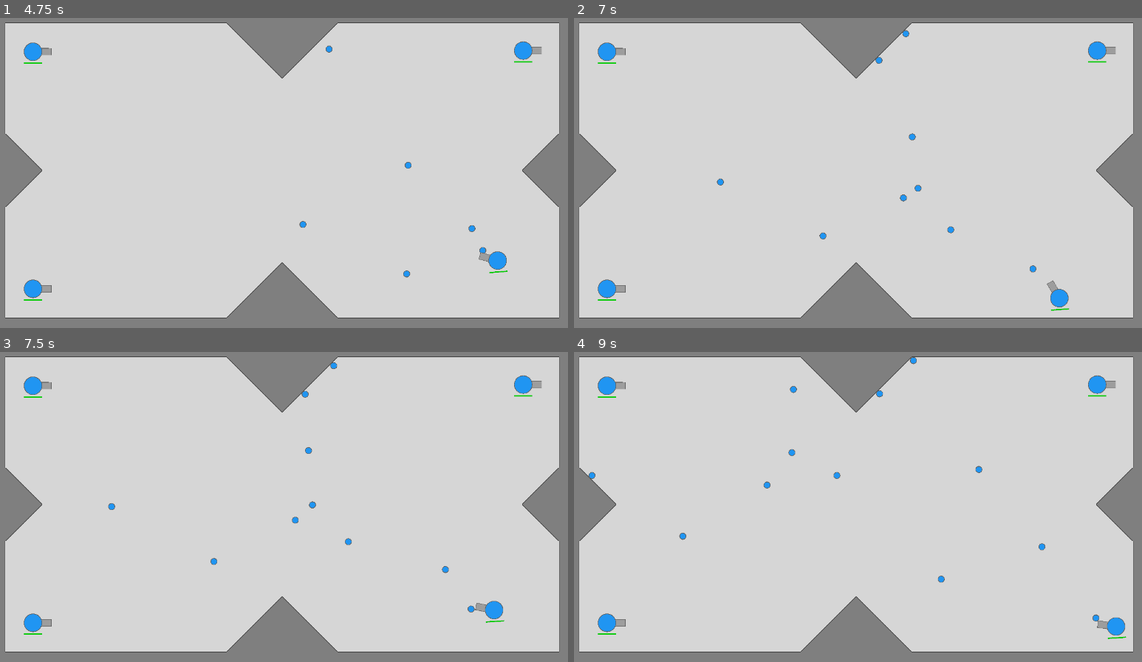
Above: before the commit, frames 1-4 (two rows, left to right).
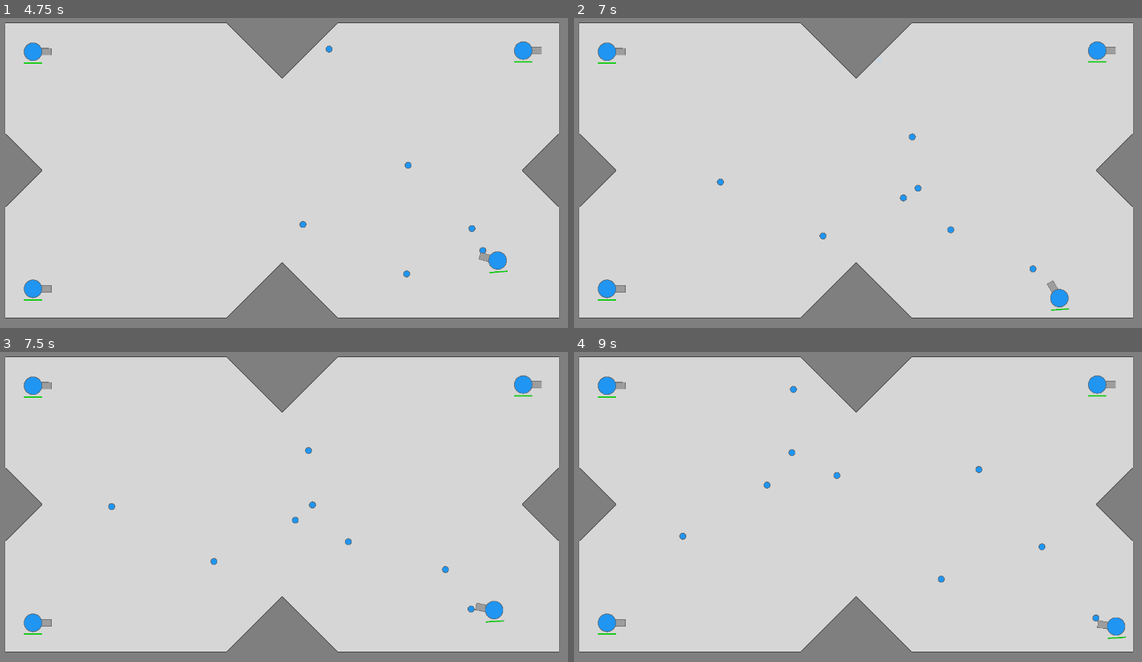
Above: after the commit, the same moments.

Repository: marianopolis-ai/Automatank
Game: Godot game, scene res://TestWorld.tscn
Two runs of this game, one before a commit and one after it. Both use one fixed random seed, a clock stepped at 60 frames per second and the inputs below. The project has no main scene, so this scene is started directly.
Inputs (mouse positions are in pixels of both pictures, inside the frame that each line leads up to):
- Up to frame 1 (4.75 s): tap Enter at 0.5 s; move the mouse to (414, 154) at 0.52 s; hold D (right) 0.53-1.28 s; click (414, 154) at 0.6 s; move the mouse to (164, 188) at 1.27 s; hold S (down) 1.28-2.03 s; click (164, 188) at 1.35 s; move the mouse to (340, 98) at 2.02 s; hold D (right) 2.03-2.78 s; click (340, 98) at 2.1 s; move the mouse to (249, 238) at 2.77 s; hold W (up) 2.78-3.53 s; click (249, 238) at 2.85 s; move the mouse to (460, 219) at 3.52 s; hold A (left) from 3.53 s (still down); click (460, 219) at 3.6 s; move the mouse to (102, 120) at 4.27 s; click (102, 120) at 4.35 s
- Up to frame 2 (7 s): move the mouse to (886, 169) at 5.02 s; release A (left) at 5.03 s; hold S (down) 5.03-5.78 s; click (886, 169) at 5.1 s; move the mouse to (767, 86) at 5.77 s; hold D (right) 5.78-6.53 s; click (767, 86) at 5.85 s; move the mouse to (988, 154) at 6.52 s; hold W (up) from 6.53 s (still down); click (988, 154) at 6.6 s
- Up to frame 3 (7.5 s): move the mouse to (164, 522) at 7.27 s; release W (up) at 7.28 s; hold D (right) from 7.28 s (still down); click (164, 522) at 7.35 s
- Up to frame 4 (9 s): move the mouse to (914, 432) at 8.02 s; release D (right) at 8.03 s; hold S (down) 8.03-8.78 s; click (914, 432) at 8.1 s; move the mouse to (823, 572) at 8.77 s; hold A (left) from 8.78 s (still down); click (823, 572) at 8.85 s

Frame 1 is identical in both runs. In frame 2, less than 0.1% of the frame differs, in the area x 53-60%, y 3-15%; in frame 3, less than 0.1%; in frame 4, less than 0.1%, in the area x 2-61%, y 1-41%.

Commit message:
Bullets now get destroyed when they hit a wall.

Diff:
--- a/scripts/Bullet.gd
+++ b/scripts/Bullet.gd
@@ -5,4 +5,19 @@
 
 # Called when the node enters the scene tree for the first time.
 func _ready():
+	# Bullets do not need to be seen like tanks, so they can start becoming
+	# transparent as early as having taken a bit of damage.
+	transparency_threshold = 0.8
+
+	# Update the radius.
 	set_radius(bullet_radius)
+
+
+# When another body enters.
+func _on_bullet_body_entered(body):
+	# Make the bullet lose health rapidly when it encounters a wall
+	# (which has no damage group). There is no hook to reduce the overlap count
+	# because once a bullet is in contact with a wall it is expected to be
+	# destroyed shortly.
+	if not "damage_group" in body:
+		overlap_count += 1
